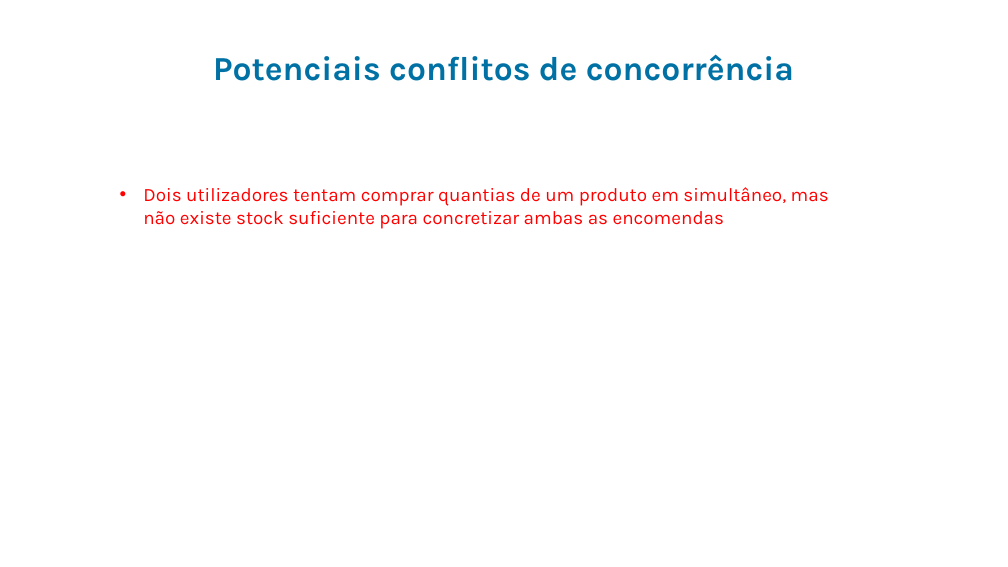
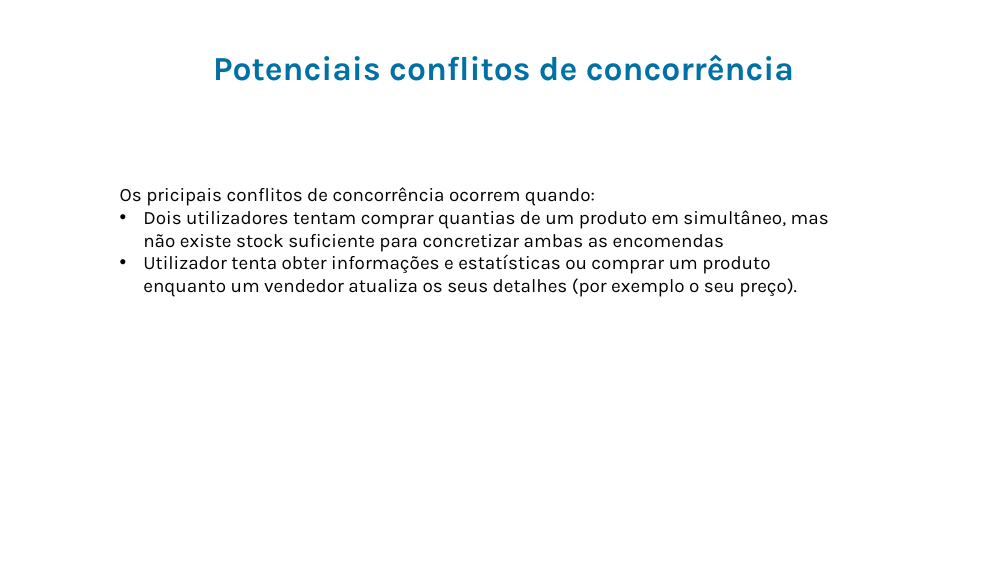
Before and after one commit to goncaloalmeida19/projeto-de-bd, a slide deck: slide 7 of Apresentação.pptx. Drawn at 1008x567 pixels with LibreOffice and Linux fonts; fonts in the diff are those of the drawing; background and template pictures are left out. Boxes give left, top, right and bottom in pixels: in the first picture for what was removed or moved away, otherwise in the second. Text is boxed around its words. In the diff, an @@ line names an element or a change of style, - is before the commit and + after.

Commit message:
Operações, transações e conflitos de concorrência

```diff
--- a/Apresentação.pptx
+++ b/Apresentação.pptx
@@ text at <box>120,187,595,206</box>: paragraph added @@
+Os pricipais conflitos de concorrência ocorrem quando:
@@ text at <box>143,210,829,252</box>: text colour #FF0000 to #000000 in "Dois utilizadores tentam comprar quantias de um ..." @@
@@ text at <box>143,254,797,297</box>: paragraph added @@
+• Utilizador tenta obter informações e estatísticas ou comprar um produto enquanto um vendedor atualiza os seus detalhes (por exemplo o seu preço).
```
Also in this commit, not shown: 3 other slides changed.
